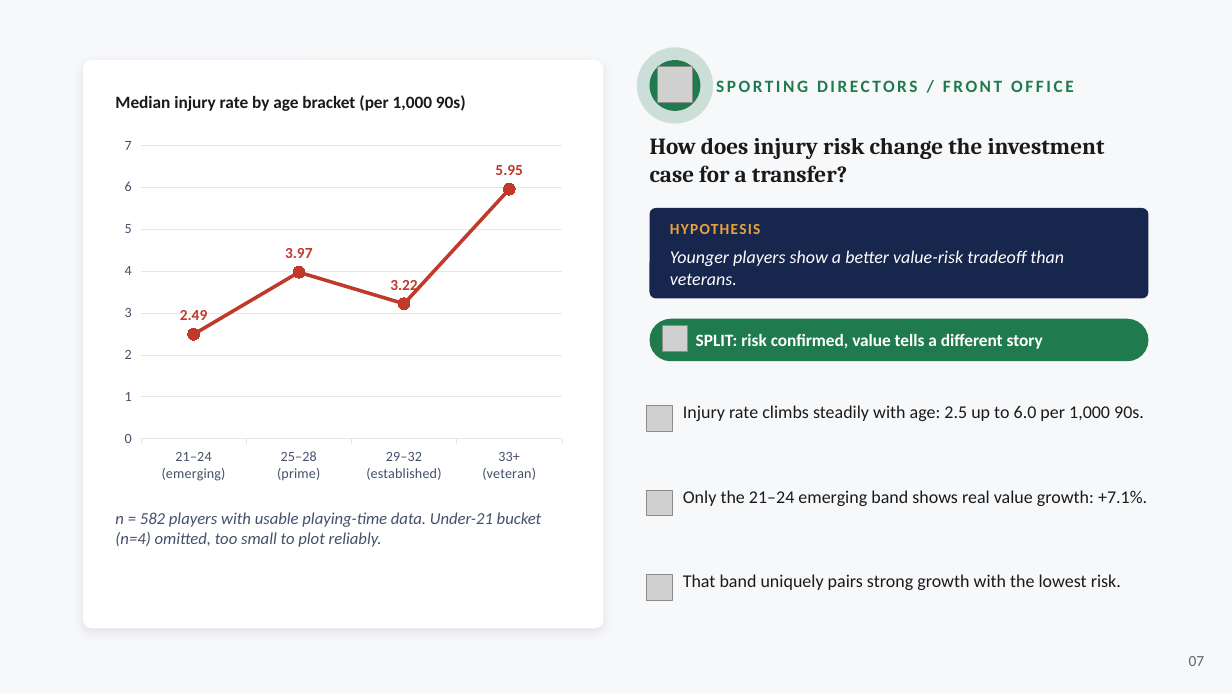
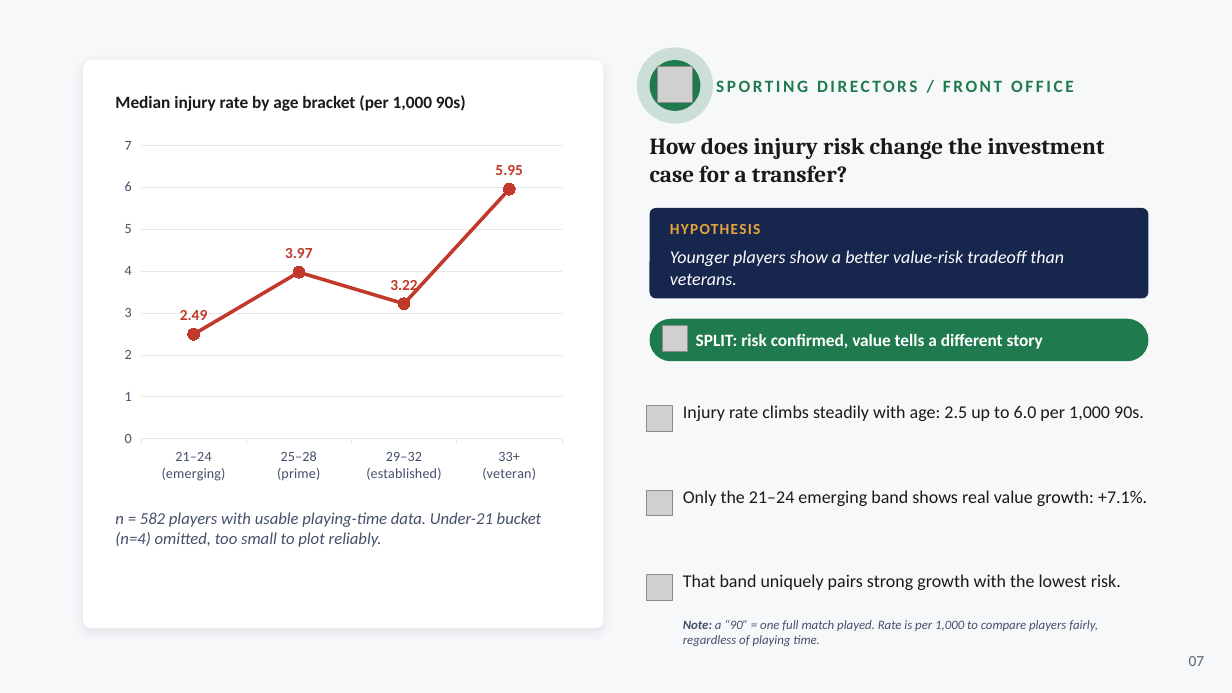
Before and after one commit to Simba90m/capstone_project_worth_the_investment_PL, a slide deck: slide 7 of Worth_the_Investment_Capstone_Skeleton_Final.pptx. Drawn at 1232x693 pixels with LibreOffice and Linux fonts; fonts in the diff are those of the drawing; grey boxes stand for pictures. Boxes give left, top, right and bottom in pixels: in the first picture for what was removed or moved away, otherwise in the second. Text is boxed around its words. In the diff, an @@ line names an element or a change of style, - is before the commit and + after.

```diff
--- a/Worth_the_Investment_Capstone_Skeleton_Final.pptx
+++ b/Worth_the_Investment_Capstone_Skeleton_Final.pptx
@@ text added at (683,620,1098,646), 10 pt, text #44506B, italic @@
+Note: a “90” = one full match played. Rate is per 1,000 to compare players fairly, regardless of playing time.
```
Also in this commit, not shown: 4 other slides changed.
